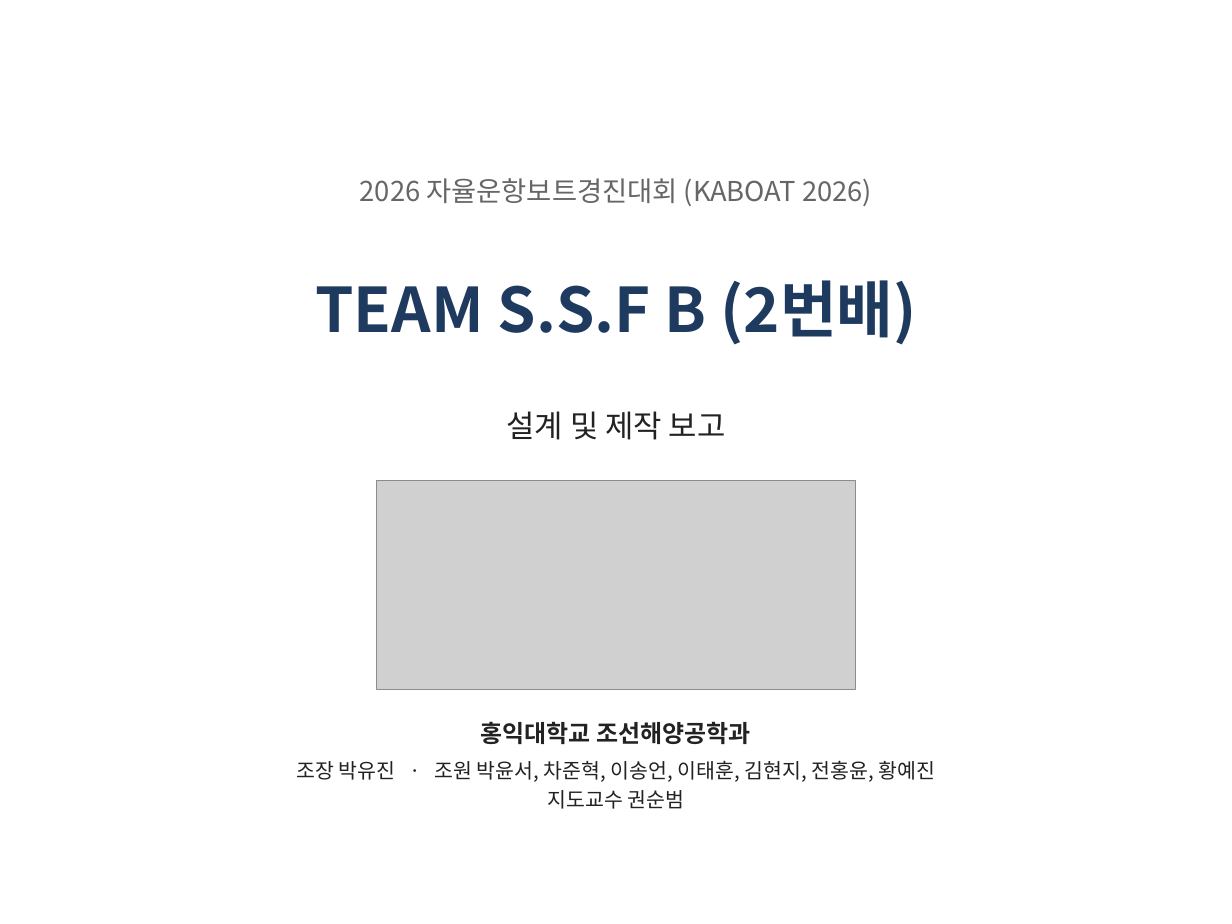
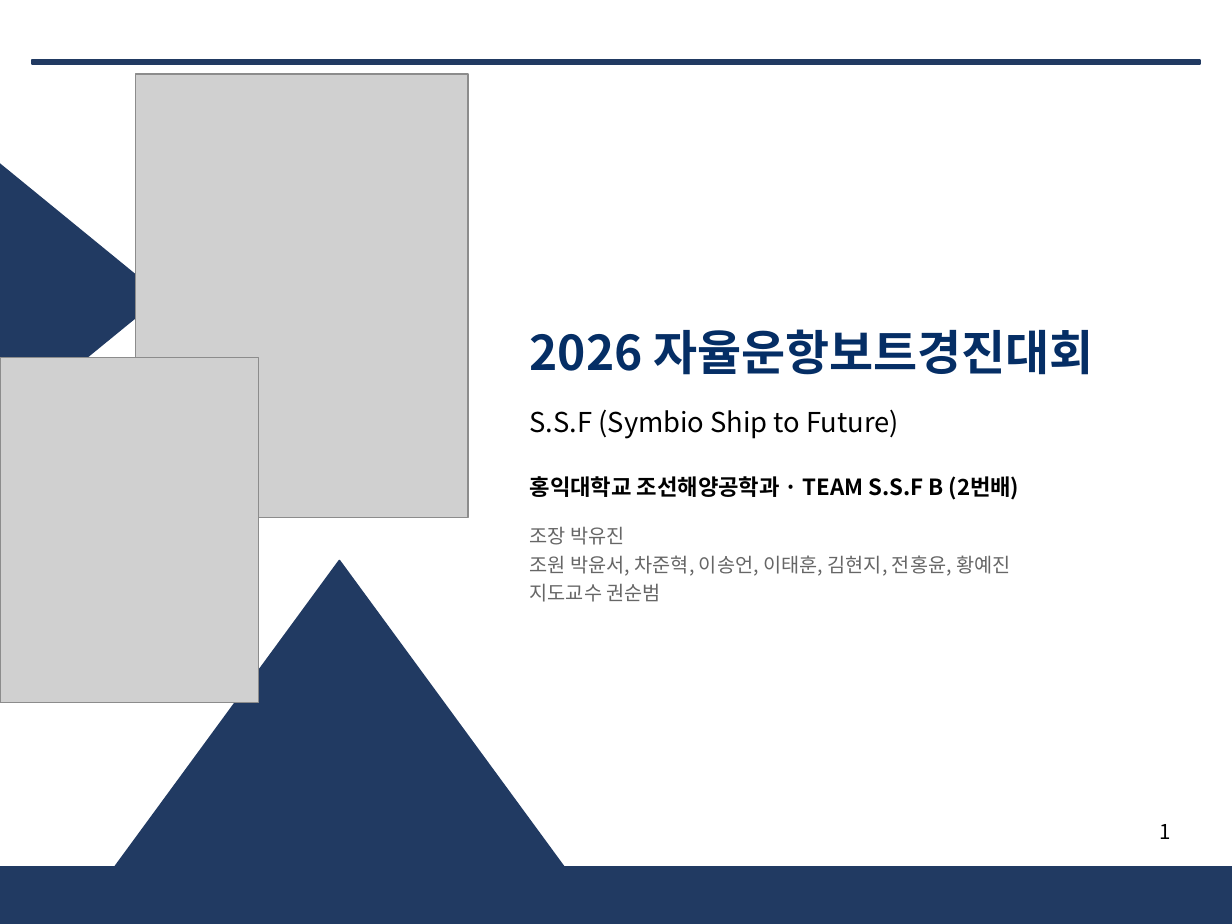
Before and after one commit to unmatsutake377-rgb/ros2_ws, a slide deck: slide 1 of docs/전달용/보고서_분담/발표자료_SSF_B.pptx. Drawn at 1232x924 pixels with LibreOffice and Linux fonts; fonts in the diff are those of the drawing; grey boxes stand for pictures. Boxes give left, top, right and bottom in pixels: in the first picture for what was removed or moved away, otherwise in the second. Text is boxed around its words. In the diff, an @@ line names an element or a change of style, - is before the commit and + after.

```diff
--- a/docs/전달용/보고서_분담/발표자료_SSF_B.pptx
+++ b/docs/전달용/보고서_분담/발표자료_SSF_B.pptx
@@ rectangle added at (x1=32, y1=60, x2=1200, y2=64), fill #213A62, outline #213A62 1 pt @@
@@ picture added at (x1=136, y1=74, x2=468, y2=517) @@
@@ triangle added at (x1=0, y1=150, x2=161, y2=442), fill #213A62, outline #213A62 1 pt @@
@@ title removed at (x1=315, y1=280, x2=916, y2=345) @@
-TEAM S.S.F B (2번배)
@@ text at (x1=530, y1=329, x2=1093, y2=375): text changed; size 16 to 28 pt; text colour #666666 to #052E65; bold on @@
-2026 자율운항보트경진대회 (KABOAT 2026)
+2026 자율운항보트경진대회
@@ picture added at (x1=0, y1=357, x2=259, y2=702) @@
@@ text removed at (x1=506, y1=411, x2=726, y2=440) @@
-설계 및 제작 보고
@@ text added at (x1=530, y1=409, x2=899, y2=439), 16 pt, text #000000 @@
+S.S.F (Symbio Ship to Future)
@@ text at (x1=530, y1=476, x2=1020, y2=500): text changed; size 14 to 13 pt; text colour #222222 to #000000 @@
-홍익대학교 조선해양공학과
+홍익대학교 조선해양공학과 · TEAM S.S.F B (2번배)
@@ picture removed at (x1=377, y1=480, x2=856, y2=690) @@
@@ text at (x1=530, y1=526, x2=1010, y2=576): text changed; size 12 to 11.5 pt; text colour #222222 to #666666 @@
-조장 박유진 · 조원 박윤서, 차준혁, 이송언, 이태훈, 김현지, 전홍윤, 황예진
+조장 박유진
+조원 박윤서, 차준혁, 이송언, 이태훈, 김현지, 전홍윤, 황예진
@@ text "조장 박유진" moved from (x1=296, y1=760, x2=936, y2=809) to (x1=530, y1=526, x2=1010, y2=602) @@
@@ triangle added at (x1=115, y1=561, x2=564, y2=867), fill #213A62, outline #213A62 1 pt @@
@@ text at (x1=530, y1=583, x2=661, y2=602): size 12 to 11.5 pt, text colour #222222 to #666666 in "지도교수 권순범"; alignment centre to left @@
@@ page number added at (x1=1159, y1=824, x2=1170, y2=839), 12 pt, text #000000 @@
+1
@@ rectangle added at (x1=0, y1=867, x2=1232, y2=924), fill #213A62, outline #213A62 1 pt @@
```
Also in this commit, not shown: 11 other slides changed, 4 other files.
